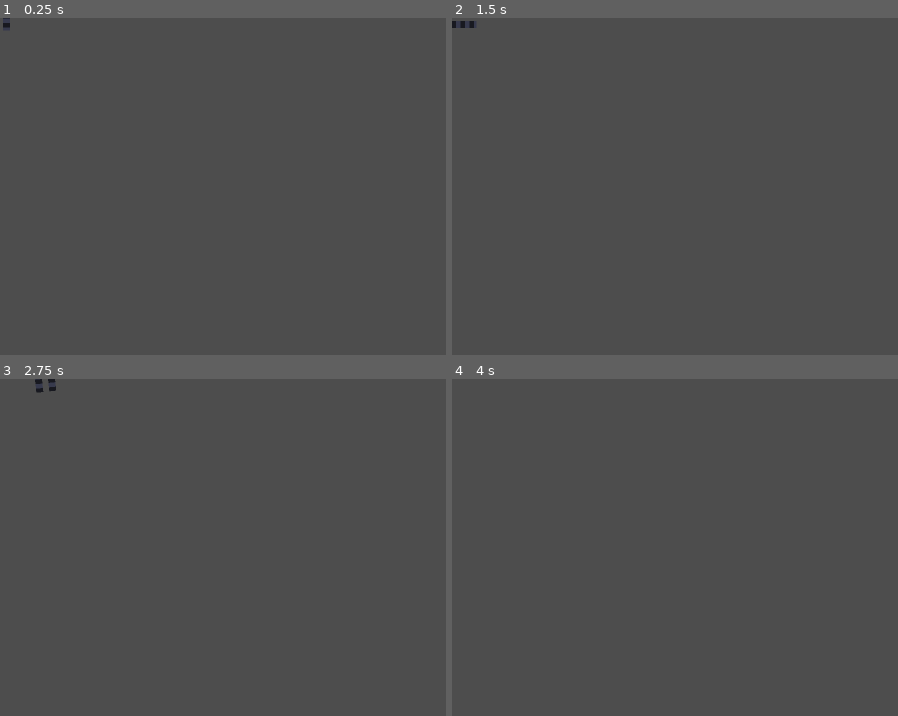
Above: before the commit, frames 1-4 (two rows, left to right).
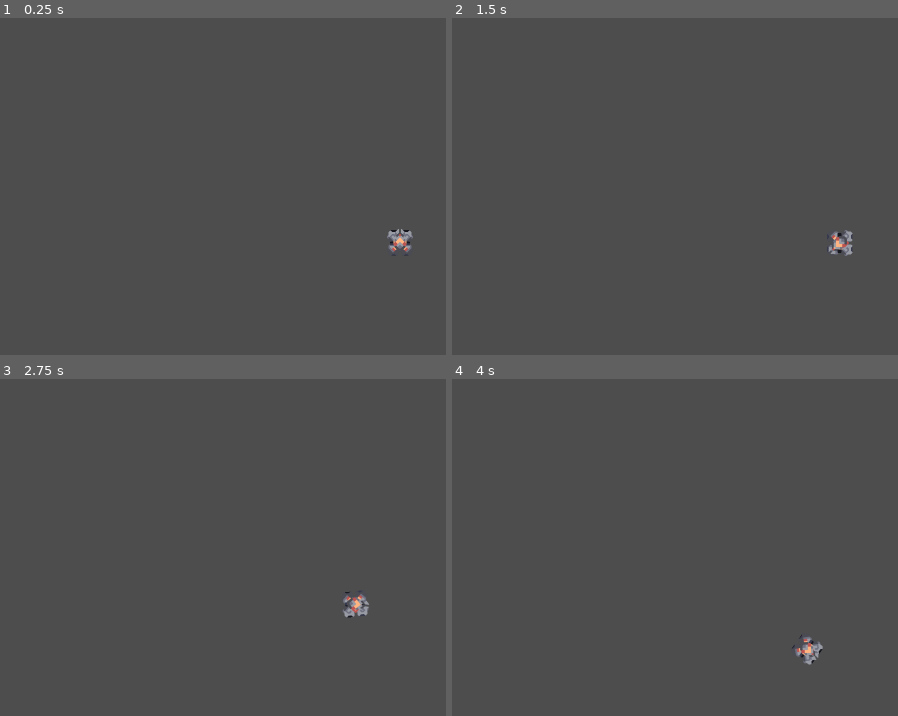
Above: after the commit, the same moments.

Repository: ToxicStarfall/mindustry-recreation
Game: Godot game, scene res://main.tscn
The game is run twice, just before and just after one commit, with the same random seed, the same clock (stepped at 60 frames per second) and the same inputs.
Inputs (mouse positions are in pixels of both pictures, inside the frame that each line leads up to):
- Up to frame 1 (0.25 s): no input
- Up to frame 2 (1.5 s): tap Enter at 0.5 s; move the mouse to (outside the picture) at 0.52 s; press the mouse at (outside the picture) at 0.53 s; hold D (move_right) 0.53-1.28 s; move the mouse to (692, 264) at 1.27 s; release the mouse at (692, 264) at 1.28 s; hold S (move_down) from 1.28 s (still down); click (692, 264) at 1.35 s
- Up to frame 3 (2.75 s): move the mouse to (outside the picture) at 2.02 s; release S (move_down) at 2.03 s; press the mouse at (outside the picture) at 2.03 s; hold D (move_right) from 2.03 s (still down); tap Alt at 2.1 s
- Up to frame 4 (4 s): tap Space at 2.75 s; move the mouse to (813, 692) at 2.77 s; release D (move_right) at 2.78 s; release the mouse at (813, 692) at 2.78 s; hold W (move_up) 2.78-3.53 s; tap Shift at 2.85 s; click (813, 692) at 3.05 s; move the mouse to (outside the picture) at 3.52 s; press the mouse at (outside the picture) at 3.53 s; hold A (move_left) from 3.53 s (still down)

The runs differ from the first frame. In frame 1, 0.3% of the frame differs, in the area x 0-93%, y 0-70%; in frame 2, 0.3%; in frame 3, 0.4%, in the area x 7-83%, y 0-71%; in frame 4, 0.3%.

Commit message:
Stell Movement & Track/Turret Animation
Track animations for moving & turning.
Turret animation for rotating still has issues with global positions.

Diff:
--- a/components/movemet_component.gd
+++ b/components/movemet_component.gd
@@ -6,7 +6,7 @@
 @export var rot_speed: float = 120.0
 
 
-@onready var entity: Node2D = get_parent()
+@onready var unit: Node2D = get_parent()
 
 var dir: Vector2
 
@@ -16,11 +16,14 @@
 
 
 func _physics_process(delta: float) -> void:
-	var x = Input.get_axis("move_left", "move_right")
-	var y = Input.get_axis("move_down", "move_up")
-	dir = Vector2(x, y)
+	if unit.can_move:
+		var x = Input.get_axis("move_left", "move_right")
+		var y = Input.get_axis("move_up", "move_down")
+		dir = Vector2(x, y)
 
-	entity.position += Vector2(0, y * speed * delta).rotated(entity.rotation)
-	entity.rotation_degrees += x * rot_speed * delta
-	entity.get_node("Tracks").material.set_shader_parameter("dir_x", x)
-	entity.get_node("Tracks").material.set_shader_parameter("dir_y", y)
+		unit.position += Vector2(0, y * speed * delta).rotated(unit.rotation)
+		unit.rotation_degrees += x * rot_speed * delta
+
+		unit.get_node("Tracks").material.set_shader_parameter("dir_x", x)
+		unit.get_node("Tracks").material.set_shader_parameter("dir_y", y)
+		#unit.get_node("Tracks").region_rect.position.y -= (48.0 / 64) * y
--- a/components/turret_controller.gd
+++ b/components/turret_controller.gd
@@ -1,2 +1,25 @@
 class_name TurretController
 extends Node2D
+
+
+
+@onready var unit: Unit = get_parent()
+
+
+func _physics_process(delta: float) -> void:
+	if unit.can_attack and unit.is_attacking:
+		var turret: Node2D = get_node("Turret")
+		var mouse_pos = get_global_mouse_position().rotated( deg_to_rad(90) )
+		#var angle = turret.rotation_degrees + rad_to_deg(turret.get_angle_to(mouse_pos))
+		var angle = turret.rotation_degrees + rad_to_deg(turret.global_position.angle_to_point(mouse_pos))
+		print(angle)
+		#turret.rotation_degrees = angle % turret.rotation_speed
+		#turret.rotation_degrees = lerp(turret.rotation_degrees, angle, 1 * delta)
+		turret.rotation_degrees = move_toward(turret.rotation_degrees, angle, delta * turret.rotation_speed)
+
+		#turret.rotation_degrees -= (angle/abs(angle)) * turret.rotation_speed * delta
+		#turret.look_at( get_global_mouse_position().rotated( deg_to_rad(90)) )
+
+		#if abs(turret.rotation_degrees) > 360.0:
+			#turret.rotation_degrees = fmod(turret.rotation_degrees, 360.0)
+	pass
--- /dev/null
+++ b/main.gd
@@ -0,0 +1 @@
+extends Node2D
--- a/main.tscn
+++ b/main.tscn
@@ -1,8 +1,12 @@
 [gd_scene format=3 uid="uid://13tvefgy3kup"]
 
+[ext_resource type="Script" uid="uid://dlkyvbtsohh1u" path="res://main.gd" id="1_0xm2m"]
 [ext_resource type="PackedScene" uid="uid://dvhnkpjr827m6" path="res://units/stell/stell.tscn" id="1_ig7tw"]
 
 [node name="Main" type="Node2D" unique_id=1594855064]
+script = ExtResource("1_0xm2m")
+
+[node name="Camera2D" type="Camera2D" parent="." unique_id=986141999]
 
 [node name="Stell" parent="." unique_id=1595817732 instance=ExtResource("1_ig7tw")]
 unique_name_in_owner = true
--- a/project.godot
+++ b/project.godot
@@ -55,7 +55,7 @@
 , Object(InputEventKey,"resource_local_to_scene":false,"resource_name":"","device":-1,"window_id":0,"alt_pressed":false …(186 unchanged characters)…
 ]
 }
-fire={
+attack={
 "deadzone": 0.2,
 "events": [Object(InputEventMouseButton,"resource_local_to_scene":false,"resource_name":"","device":-1,"window_id":0,"a …(258 unchanged characters)…
 ]
@@ -63,6 +63,16 @@
 special={
 "deadzone": 0.2,
 "events": [Object(InputEventMouseButton,"resource_local_to_scene":false,"resource_name":"","device":-1,"window_id":0,"a …(258 unchanged characters)…
+]
+}
+zoom_in={
+"deadzone": 0.2,
+"events": [Object(InputEventMouseButton,"resource_local_to_scene":false,"resource_name":"","device":-1,"window_id":0,"alt_pressed":false,"shift_pressed":false,"ctrl_pressed":false,"meta_pressed":false,"button_mask":8,"position":Vector2(609, 18),"global_position":Vector2(621, 78),"factor":0.60833335,"button_index":4,"canceled":false,"pressed":true,"double_click":false,"script":null)
+]
+}
+zoom_out={
+"deadzone": 0.2,
+"events": [Object(InputEventMouseButton,"resource_local_to_scene":false,"resource_name":"","device":-1,"window_id":0,"alt_pressed":false,"shift_pressed":false,"ctrl_pressed":false,"meta_pressed":false,"button_mask":16,"position":Vector2(648, 12),"global_position":Vector2(660, 72),"factor":0.45833334,"button_index":5,"canceled":false,"pressed":true,"double_click":false,"script":null)
 ]
 }
 
--- a/units/body/turret.gd
+++ b/units/body/turret.gd
@@ -1,4 +1,12 @@
 extends Node
 
 
+#@export var ammo: int = 60
+#@export var magazine: int = 20
+#@export var max_ammo: int = 0  #
+@export var fire_delay: float = 0.5
 @export var projectile: Projectile
+
+@export var rotation_speed: float = 90.0
+@export var smart_aiming: bool = true  # Enables pathing prediction
+#@export var
--- a/units/stell/stell.tscn
+++ b/units/stell/stell.tscn
@@ -9,6 +9,7 @@
 [ext_resource type="Texture2D" uid="uid://uj3cyumcvnl6" path="res://units/stell/stell-weapon.png" id="6_vr3tf"]
 [ext_resource type="Script" uid="uid://bqu1e2r0e0sn5" path="res://components/turret_controller.gd" id="7_a4mkq"]
 [ext_resource type="Script" uid="uid://cmuykolcytquw" path="res://components/movemet_component.gd" id="8_cnajb"]
+[ext_resource type="Script" uid="uid://br7ax4emslu3d" path="res://units/body/turret.gd" id="9_52snb"]
 
 [sub_resource type="Resource" id="Resource_cnajb"]
 script = ExtResource("2_yjvtu")
@@ -16,8 +17,9 @@
 
 [sub_resource type="ShaderMaterial" id="ShaderMaterial_yjvtu"]
 shader = ExtResource("2_w73jq")
+shader_parameter/enabled = true
 shader_parameter/pixels = 64.0
-shader_parameter/speed = 48.0
+shader_parameter/speed = 32.0
 shader_parameter/dir_x = 0
 shader_parameter/dir_y = 0
 
@@ -26,7 +28,6 @@
 body = SubResource("Resource_cnajb")
 
 [node name="Tracks" type="Sprite2D" parent="." unique_id=44361417]
-texture_filter = 1
 texture_repeat = 2
 material = SubResource("ShaderMaterial_yjvtu")
 texture = ExtResource("3_w73jq")
@@ -34,7 +35,6 @@
 region_rect = Rect2(0, 7, 64, 51)
 
 [node name="Body" type="Sprite2D" parent="." unique_id=1182832936]
-visible = false
 texture = ExtResource("2_dh7rc")
 
 [node name="Cell" type="Sprite2D" parent="." unique_id=1560672049]
@@ -42,11 +42,12 @@
 texture = ExtResource("5_vr3tf")
 
 [node name="TurretController" type="Node2D" parent="." unique_id=1312501852]
-visible = false
 script = ExtResource("7_a4mkq")
 
 [node name="Turret" type="Sprite2D" parent="TurretController" unique_id=1774245838]
 texture = ExtResource("6_vr3tf")
+script = ExtResource("9_52snb")
+rotation_speed = 210.0
 
 [node name="MovementComponent" type="Node" parent="." unique_id=1870169453]
 script = ExtResource("8_cnajb")
--- a/units/stell/track.gdshader
+++ b/units/stell/track.gdshader
@@ -1,26 +1,45 @@
 shader_type canvas_item;
 
+uniform bool enabled = true;
+/** The length of the tracks in pixels. */
 uniform float pixels = 64.0;
+/** The speeed of the track aniamtion. */
 uniform float speed = 48.0;
 uniform int dir_x = 0;
 uniform int dir_y = 0;
+
 
 // Called for every vertex the material is visible on.
 void vertex() {}
 
 // Called for every pixel the material is visible on.
 void fragment() {
-	float track_left = float(dir_y);
-	float track_right = float(dir_y);
+	if (enabled) {
+		float track_left = float(dir_y * -1);
+		float track_right = float(dir_y * -1);
 
-	if (dir_x != 0) {
+		if (dir_x == -1) {
+			track_left = -1.0;
+			track_right = 1.0;
+			if (dir_y != 0) {
+				track_left = 0.4;
+			}
+		}
+		else if (dir_x == 1) {
+			track_left = 1.0;
+			track_right = -1.0;
+			if (dir_y != 0) {
+				track_right = 0.4;
+			}
+		}
 
+		// Left track animations
+		if (UV.x > 0.5) {
+			COLOR = texture(TEXTURE, vec2(UV.x, UV.y + (track_left / 64.0) * (TIME * speed)));
+		}
+		// Right track animations
+		else {
+			COLOR = texture(TEXTURE, vec2(UV.x, UV.y + (track_right / 64.0) * (TIME * speed)));
+		}
 	}
-
-	if (UV.x > 0.5) {
-		COLOR = texture(TEXTURE, vec2(UV.x, UV.y + (track_left / 64.0) * (TIME * speed)));  // Move forwards
-	} else {
-		COLOR = texture(TEXTURE, vec2(UV.x, UV.y + (track_right / 64.0) * (TIME * speed)));  // Move forwards
-	}
-
 }
--- a/units/unit.gd
+++ b/units/unit.gd
@@ -2,11 +2,28 @@
 extends Node2D
 
 
+#@export var
 
 @export_enum("Floating", "Tracked", "Wheeled", "Legged") var movement_type = "Floating"
 @export var body: Body
 @export var turrets = []
 
 
-var controlled: bool  ## whether or not this unit is currently controlled by the player.
-var selected: bool  ## whether or not this unit is currently selected by the player.
+@export_group("Traits")
+@export var can_attack: bool = true
+@export var can_move: bool = true
+
+
+var controlled: bool ## whether or not this unit is currently controlled by the player.
+var selected: bool = false  ## whether or not this unit is currently selected by the player.
+
+var is_attacking: bool = false
+
+
+
+func _unhandled_input(event: InputEvent) -> void:
+	if event.is_action_pressed("attack"):
+		is_attacking = true
+	if event.is_action_released("attack"):
+		is_attacking = false
+	pass
Not shown, added: main.gd.uid
